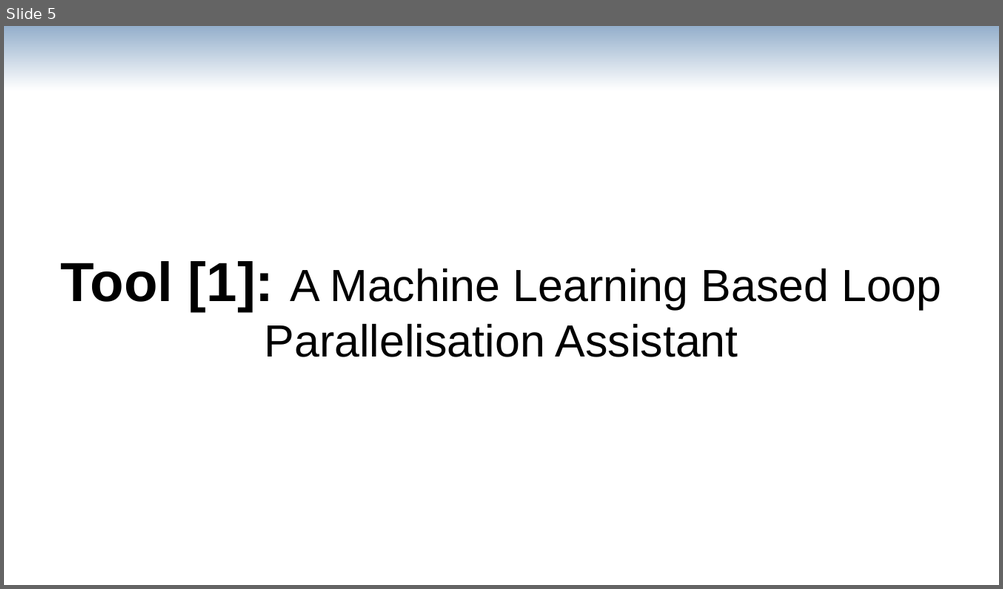
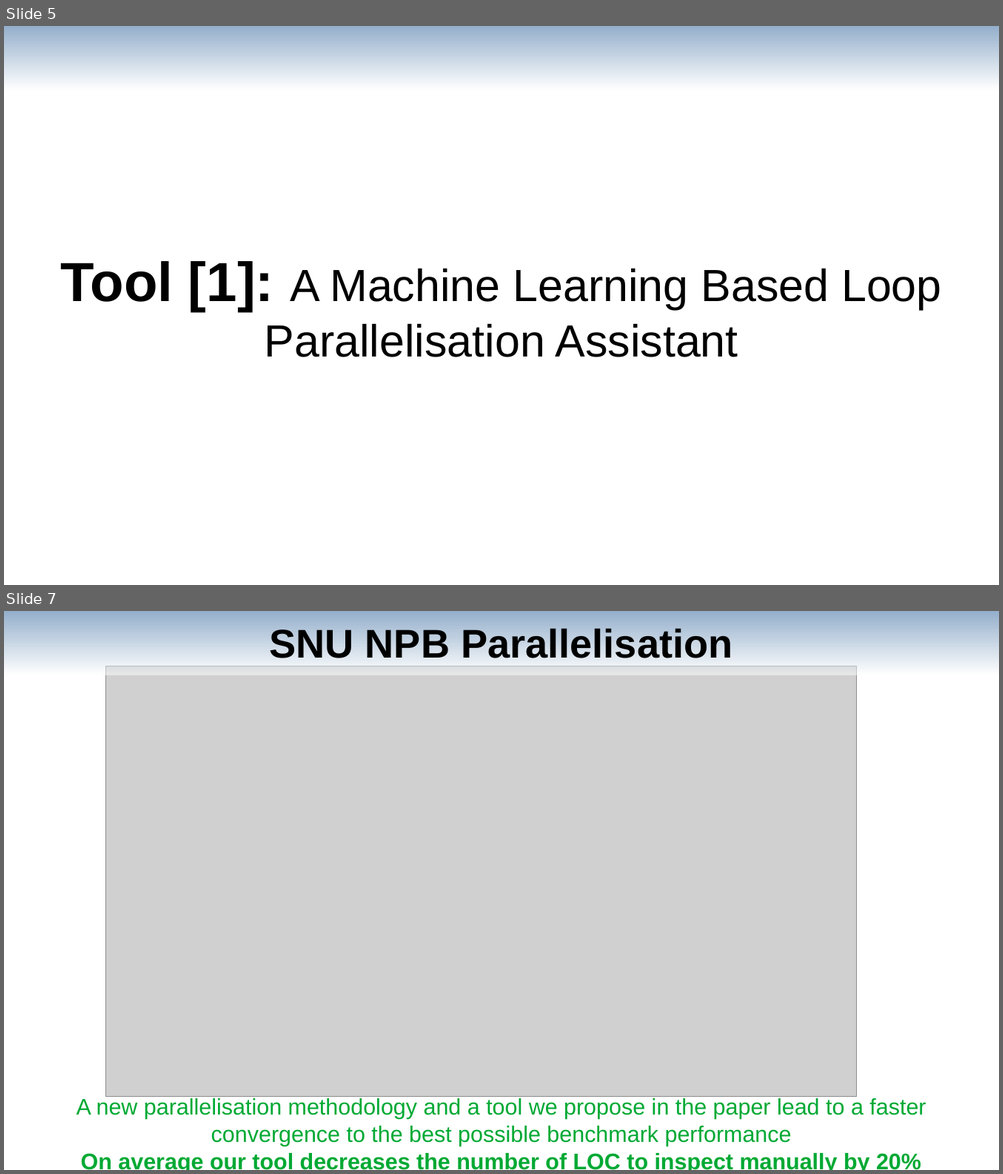
Before and after one commit to av-maramzin/DCP, a slide deck: doc/first_year_review/presentation.odp. Shown one above the other, each under a label of ours: slide 5 before the commit, slides 5 and 7 after it; the slides between them are not shown. The pictures are 1003x589 and 1003x1174 pixels, drawn with LibreOffice and Linux fonts; fonts in the diff are those of the drawing; grey boxes stand for pictures. Boxes give left, top, right and bottom in pixels: in the first picture for what was removed or moved away, otherwise in the second. Text is boxed around its words. In the diff, an @@ line names an element or a change of style, - is before the commit and + after.

```diff
--- a/doc/first_year_review/presentation.odp
+++ b/doc/first_year_review/presentation.odp
@@ slide 7 added at (4, 611, 999, 1170), background #FFFFFF @@
@@ rectangle added at (4, 611, 999, 675), fill gradient #2A6099 to #FFFFFF @@
@@ title added at (269, 628, 732, 664), 32 pt, text #000000, bold @@
+SNU NPB Parallelisation
@@ picture added at (106, 666, 857, 1097) @@
@@ text added at (77, 1099, 925, 1170), 18 pt, text #00A933 @@
+A new parallelisation methodology and a tool we propose in the paper lead to a faster convergence to the best possible benchmark performance
+On average our tool decreases the number of LOC to inspect manually by 20%
```
Also in this commit, not shown: 11 slides changed, 4 other slides added, 6 slides removed, 2 other files.
